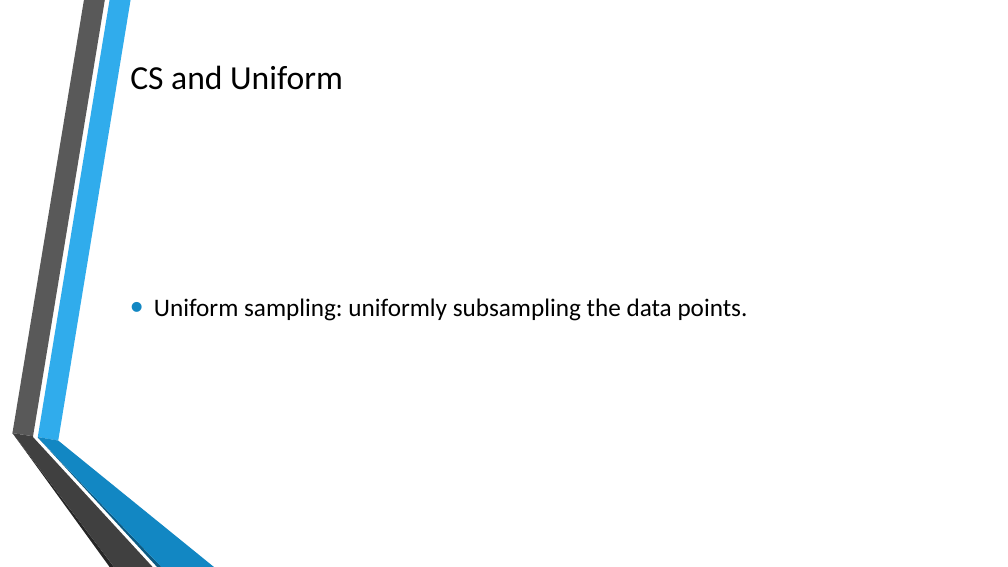
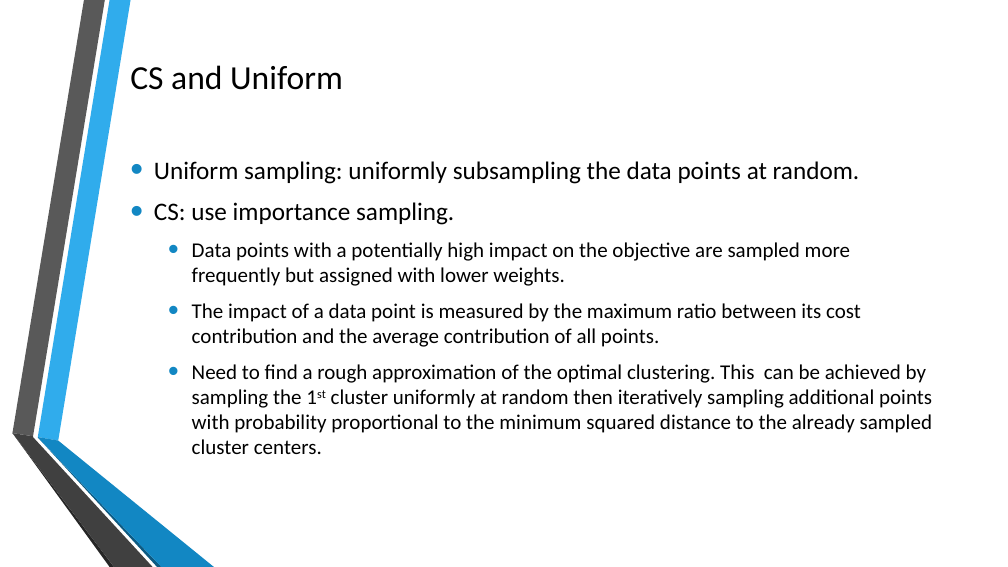
Before and after one commit to crystal616/8650, a slide deck: slide 7 of team5.pptx. Drawn at 1008x567 pixels with LibreOffice and Linux fonts; fonts in the diff are those of the drawing; background and template pictures are left out. Boxes give left, top, right and bottom in pixels: in the first picture for what was removed or moved away, otherwise in the second. Text is boxed around its words. In the diff, an @@ line names an element or a change of style, - is before the commit and + after.

```diff
--- a/team5.pptx
+++ b/team5.pptx
@@ text at (154, 161, 932, 454): text changed; size 24 to 20 pt @@
-• Uniform sampling: uniformly subsampling the data points.
+• Uniform sampling: uniformly subsampling the data points at random.
+• CS: use importance sampling.
+  • Data points with a potentially high impact on the objective are sampled more frequently but assigned with lower weights.
+  • The impact of a data point is measured by the maximum ratio between its cost contribution and the average contribution of all points.
+  • Need to find a rough approximation of the optimal clustering. This can be achieved by sampling the 1st cluster uniformly at random then iteratively sampling additional points with probability proportional to the minimum squared distance to the already sampled cluster centers.
```
Also in this commit, not shown: 5 slides added, 3 slides removed.
